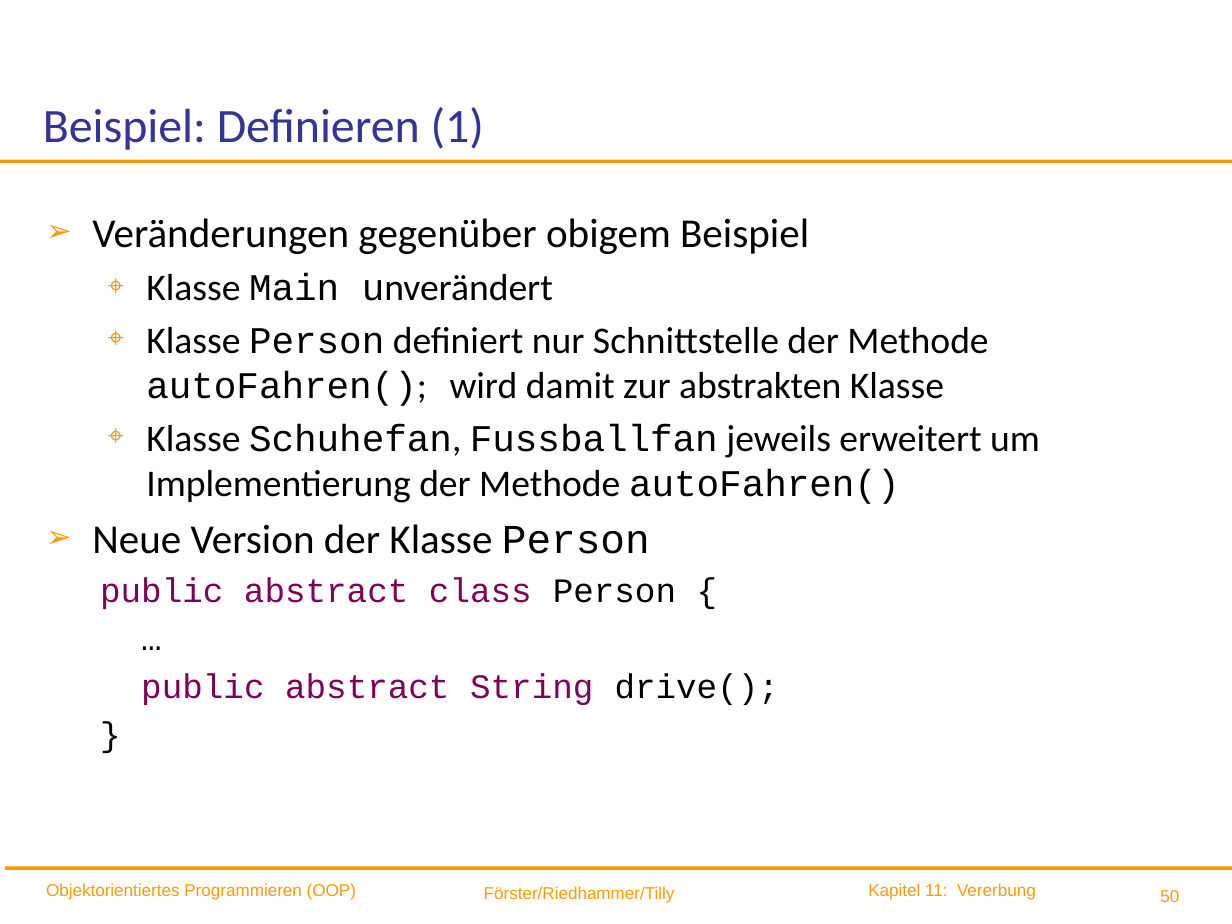
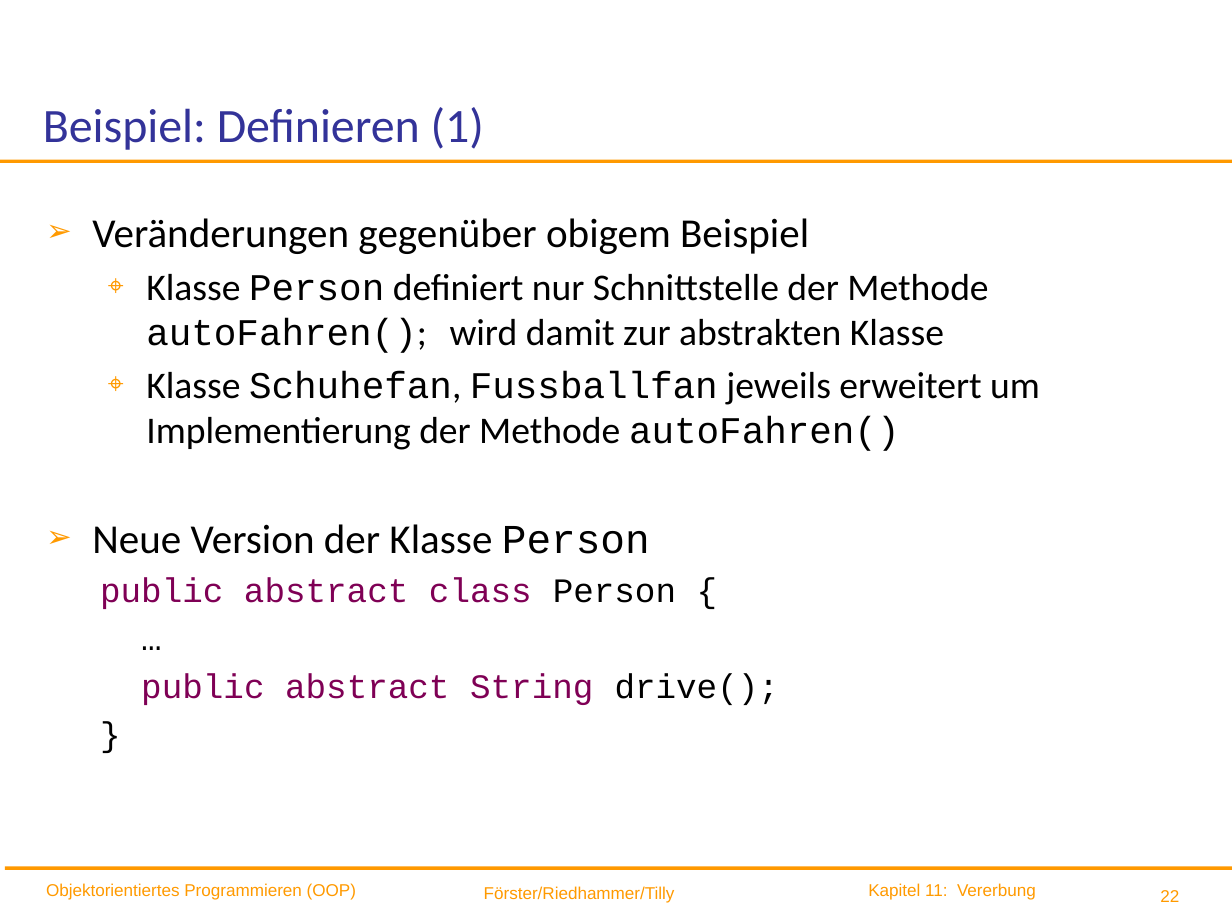
Before and after one commit to ingexue/hsro-wif-oop.github.io, a slide deck: slide 22 of 11-vererbung/vererbung.pptx (slide 50 before the commit). Drawn at 1232x924 pixels with LibreOffice and Linux fonts; fonts in the diff are those of the drawing; background and template pictures are left out. Boxes give left, top, right and bottom in pixels: in the first picture for what was removed or moved away, otherwise in the second. Text is boxed around its words. In the diff, an @@ line names an element or a change of style, - is before the commit and + after.

```diff
--- a/11-vererbung/vererbung.pptx
+++ b/11-vererbung/vererbung.pptx
@@ text at [146, 273, 553, 301]: paragraph removed @@
-  ⌖ Klasse Main unverändert
@@ page number at [1160, 890, 1179, 902]: text changed @@
-50
+22
```
Also in this commit, not shown: 10 other slides changed, 11 slides added, 34 slides removed, 11 other files.
